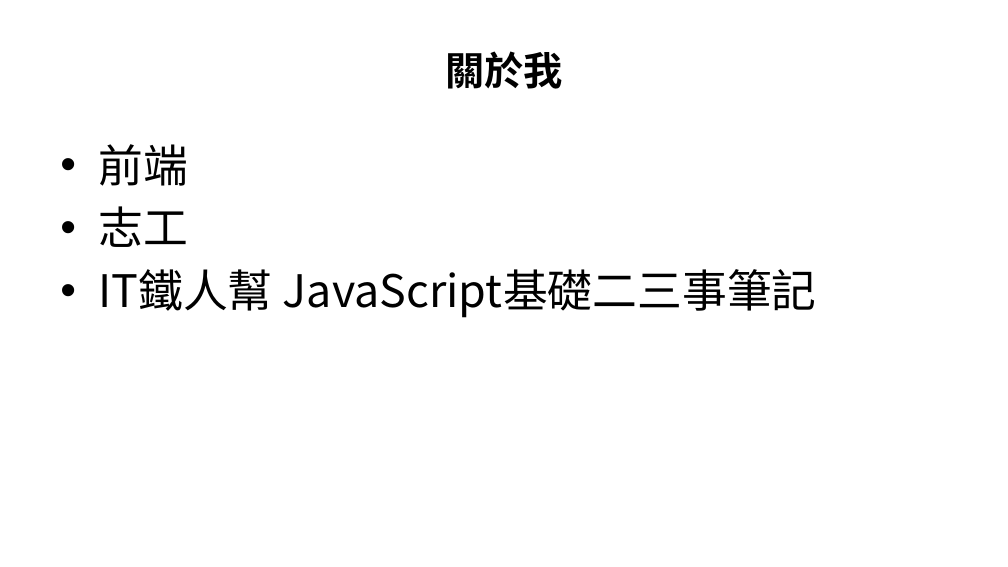
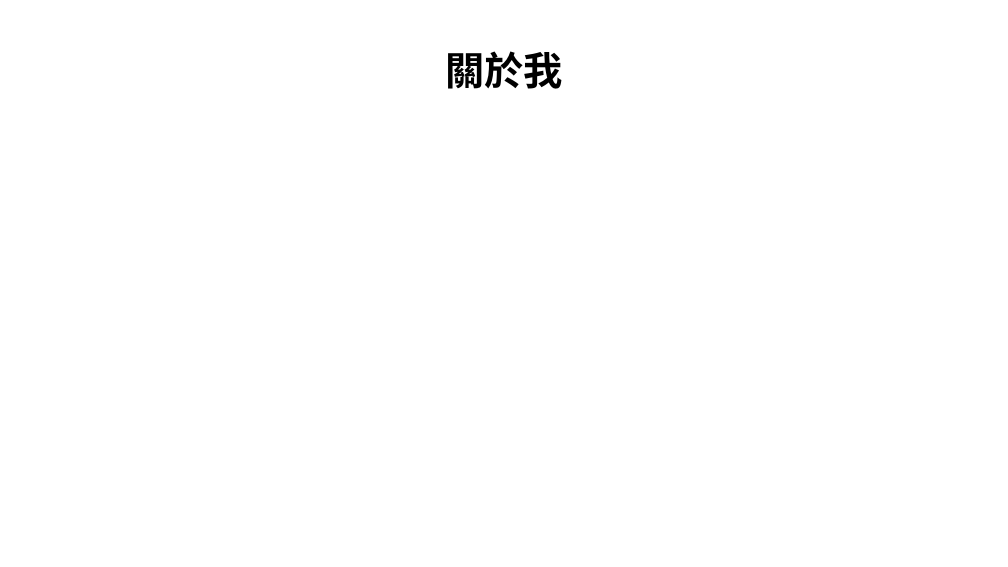
Before and after one commit to allen8101070/JavaScript-PPT, a slide deck: slide 92 of javaScript.pptx (slide 70 before the commit). Drawn at 1008x567 pixels with LibreOffice and Linux fonts; fonts in the diff are those of the drawing. Boxes give left, top, right and bottom in pixels: in the first picture for what was removed or moved away, otherwise in the second. Text is boxed around its words. In the diff, an @@ line names an element or a change of style, - is before the commit and + after.

```diff
--- a/javaScript.pptx
+++ b/javaScript.pptx
@@ text removed at (98, 144, 817, 318) @@
-• 前端
-• 志工
-• IT鐵人幫 JavaScript基礎二三事筆記
```
Also in this commit, not shown: 6 other slides changed, 23 slides added, 1 slide removed.
